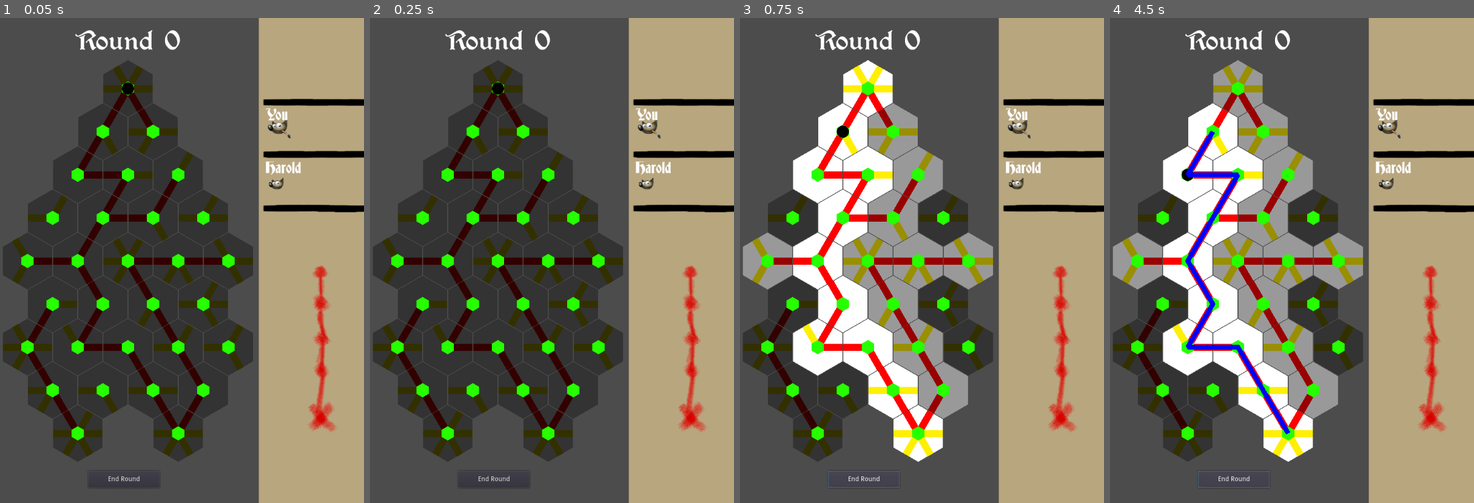
Above: before the commit, frames 1-4 (left to right).
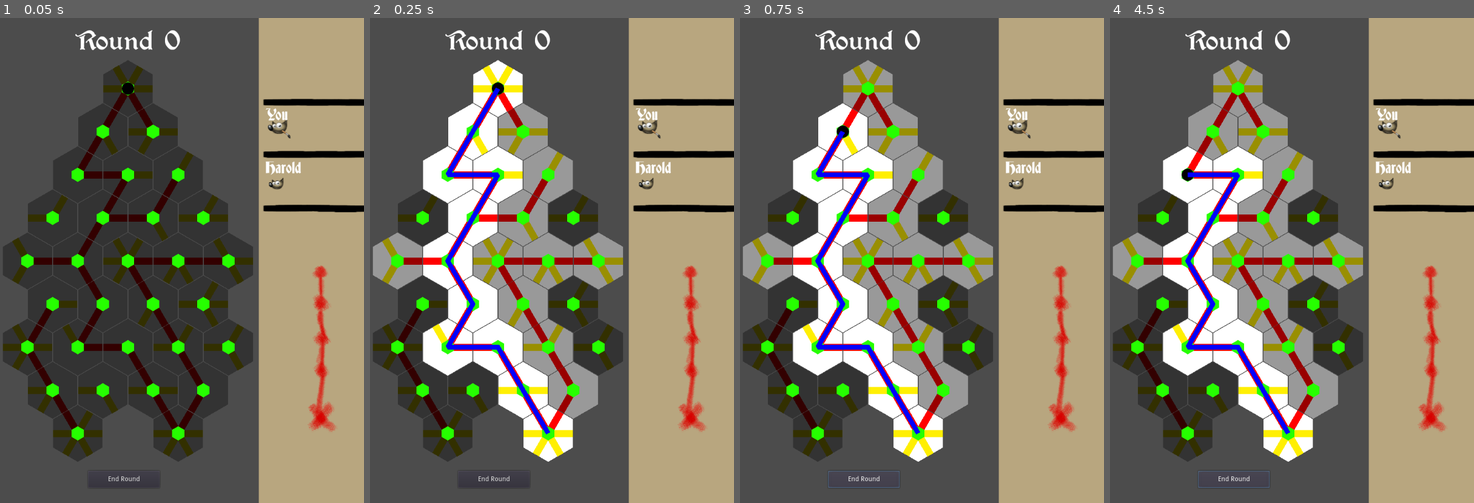
Above: after the commit, the same moments.

Repository: ollie-d/soul_weaver_LD53
Game: Godot game, scene res://Scenes/Levels/BaseLevel.tscn
Same seed, same stepped clock (60 frames per second), same inputs: the game is played once before the commit and once after it.
Inputs (mouse positions are in pixels of both pictures, inside the frame that each line leads up to):
- Up to frame 1 (0.05 s): no input
- Up to frame 2 (0.25 s): no input
- Up to frame 3 (0.75 s): click "End Round" at 0.5 s
- Up to frame 4 (4.5 s): click (1201, 129) at 1.27 s; click (1226, 129) at 2.02 s; click (1201, 129) at 2.77 s; click (1226, 129) at 3.52 s; click "End Round" at 4.25 s

Frame 1 is identical in both runs. In frame 2, 24% of the frame differs, in the area x 0-70%, y 8-92%; in frame 3, 2.4%; in frame 4, 1.2%.

Commit message:
Drawing fixed
Okay drawing fixed now let's make some new art

Diff:
--- a/Godot/Scenes/Levels/BaseLevel.tscn
+++ b/Godot/Scenes/Levels/BaseLevel.tscn
@@ -367,5 +367,6 @@
 position = Vector2( 104, 50 )
 default_color = Color( 1, 1, 1, 1 )
 
+[connection signal="next_round" from="Board" to="." method="_on_Board_next_round"]
 [connection signal="pressed" from="Board/Button" to="Board" method="_on_Button_pressed"]
 [connection signal="timeout" from="Timer" to="." method="_on_Timer_timeout"]
--- a/Godot/Scenes/Levels/Level01.gd
+++ b/Godot/Scenes/Levels/Level01.gd
@@ -8,6 +8,8 @@
 		var id = child.get_name()
 		if ("_" in id) or ("Start" in id):
 			child.connect("rotated", self, "track_rotations")
+
+	$Timer.start()
 
 
 func track_rotations(undo):
@@ -43,5 +45,10 @@
 		$Line2D.modulate = Color(0.0, 0.0, 1.0)
 
 	# Draw a line_2D following path
+	var i = 0
 	for point in path:
 		$Line2D.add_point(self.find_node(global_astar.astar_rev_dict[point]).global_position + line_offset)
+
+
+func _on_Board_next_round():
+	$Timer.start()
--- a/Godot/Scenes/PathFinder.gd
+++ b/Godot/Scenes/PathFinder.gd
@@ -13,6 +13,8 @@
 # Declare member variables here. Examples:
 # var a = 2
 # var b = "text"
+signal next_round
+
 
 # Called when the node enters the scene tree for the first time.
 func _ready():
@@ -135,3 +137,5 @@
 		elif global_astar.astar_dict.keys()[path[1]] == "Enemy_Win":
 			# Call defeat
 			print("Oof, you lose")
+
+	emit_signal("next_round")
